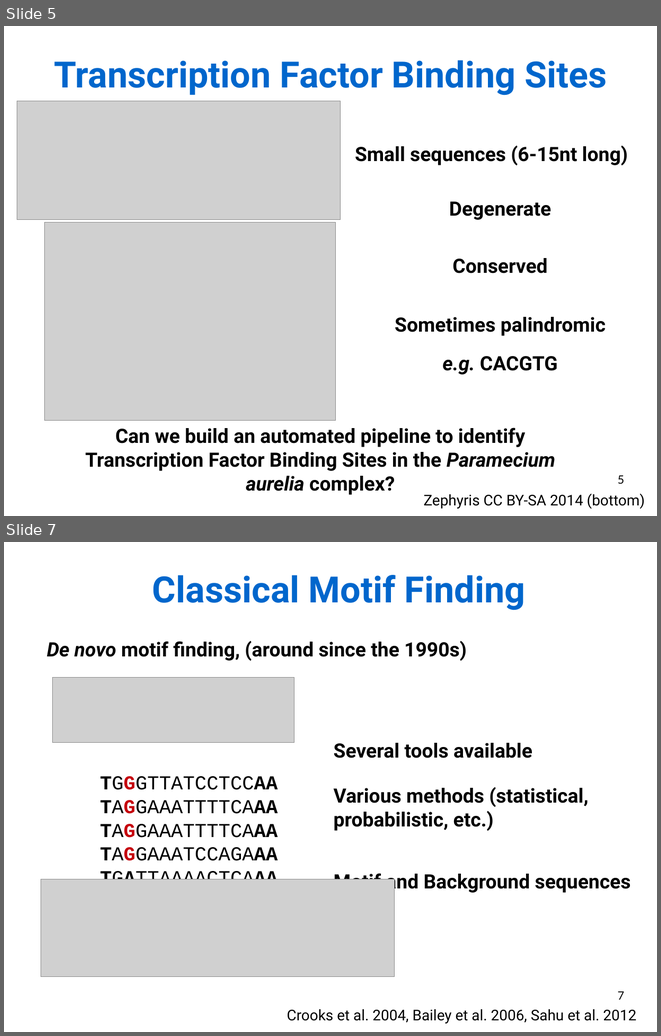
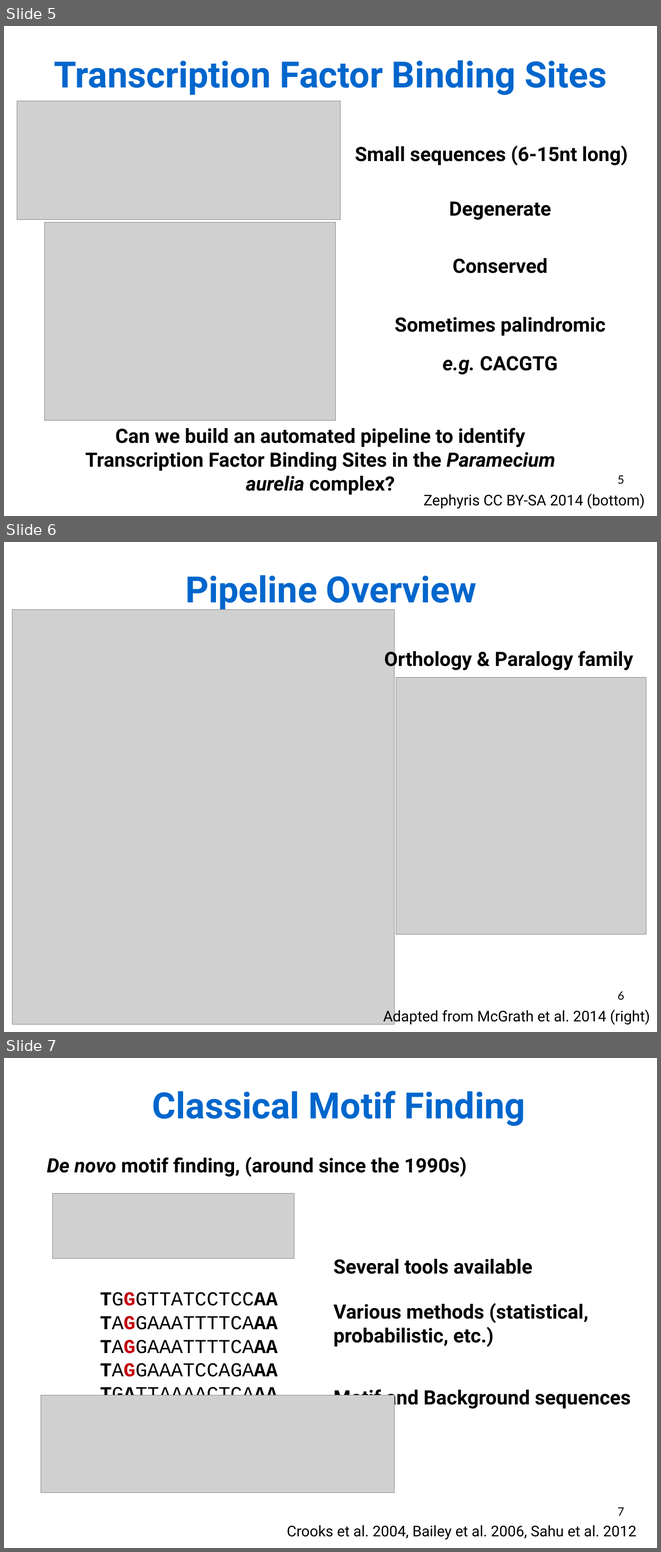
Before and after one commit to Rekyt/lynchlabpresentation2014, a slide deck: LabMeetingPresentation.odp. Shown one above the other, each under a label of ours: slides 5 and 7 before the commit, slides 5, 6 and 7 after it; the slides between them are not shown. The pictures are 661x1036 and 661x1552 pixels, drawn with LibreOffice and Linux fonts; fonts in the diff are those of the drawing; grey boxes stand for pictures. Boxes give left, top, right and bottom in pixels: in the first picture for what was removed or moved away, otherwise in the second. Text is boxed around its words. In the diff, an @@ line names an element or a change of style, - is before the commit and + after.

Commit message:
Finished example slide and completed pipeline overview slide

```diff
--- a/LabMeetingPresentation.odp
+++ b/LabMeetingPresentation.odp
@@ slide 6 added at (4,542,657,1032), background #FFFFFF @@
@@ text added at (185,575,476,611), 44 pt, text #0066CC, bold @@
+Pipeline Overview
@@ picture added at (12,609,395,1024) @@
@@ text added at (384,648,633,671), 24 pt, text #000000, bold @@
+Orthology & Paralogy family
@@ picture added at (396,678,646,934) @@
@@ page number added at (618,991,625,1000), 14 pt, text #000000 @@
+6
@@ text added at (383,1008,650,1025), 18 pt, text #000000 @@
+Adapted from McGrath et al. 2014 (right)
```
Also in this commit, not shown: 1 slide changed, 1 slide removed.
